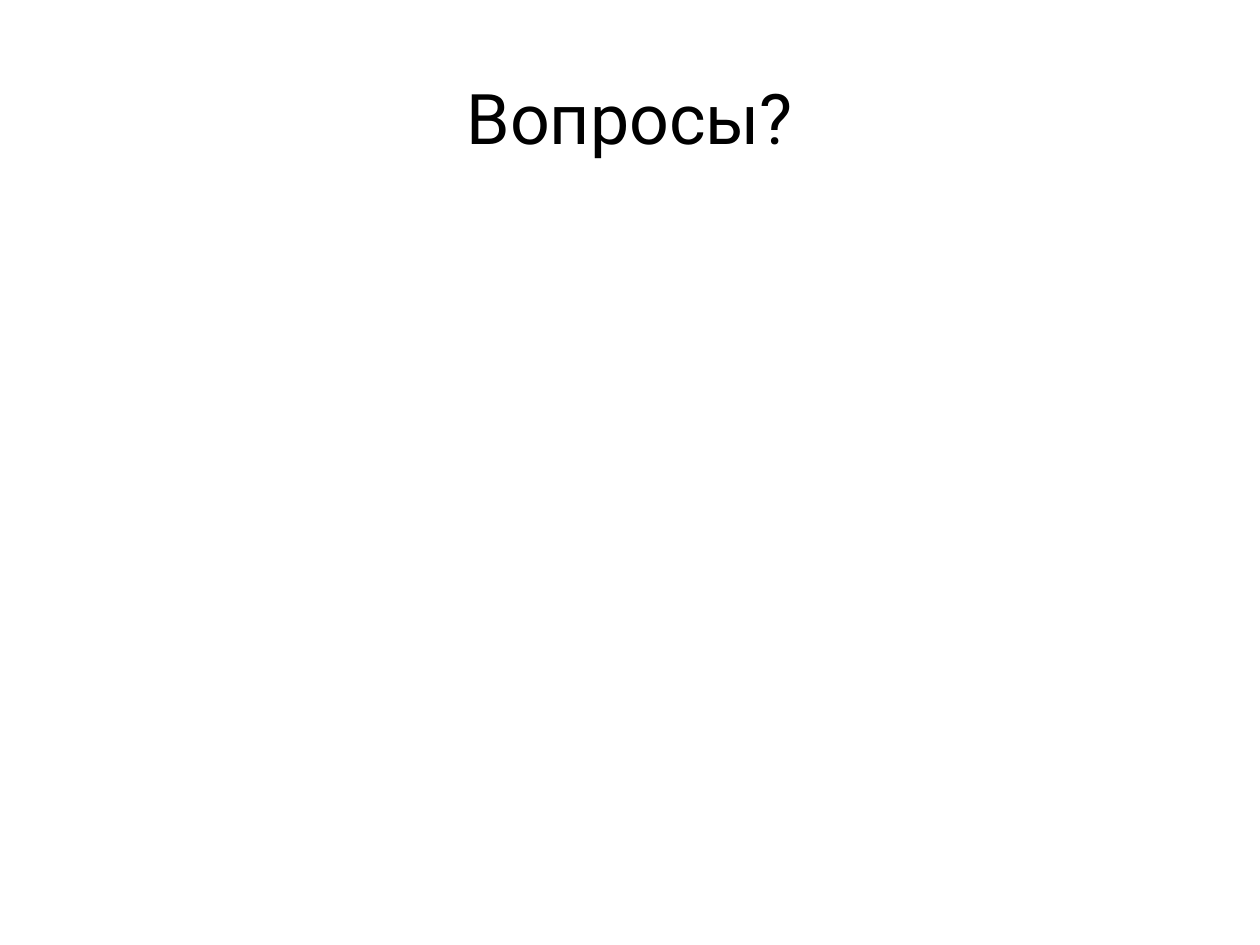
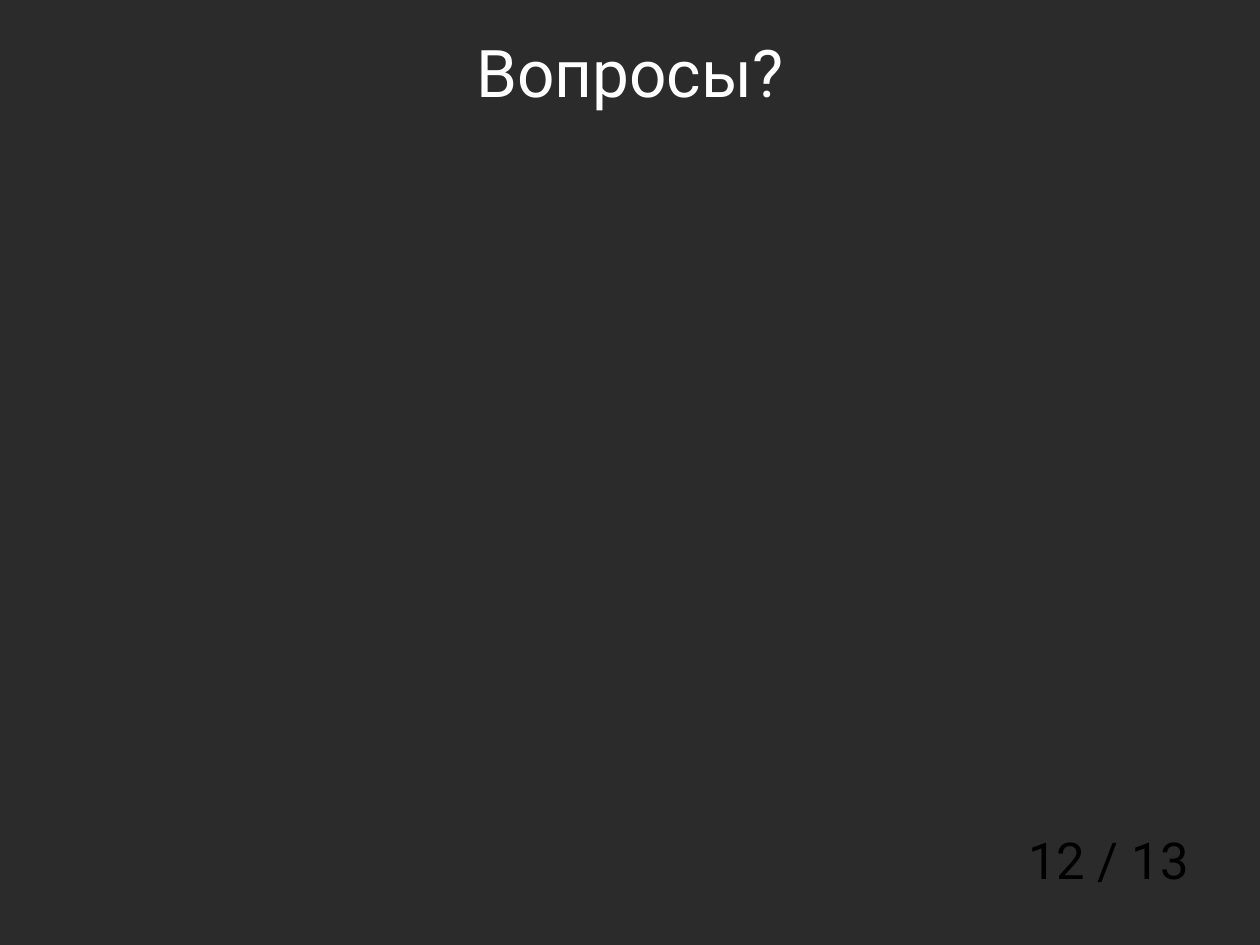
Before and after one commit to mkpankov/adaptor, a slide deck: slide 12 of diploma/defense/keynote.odp (slide 10 before the commit). Drawn at 1260x945 pixels with LibreOffice and Linux fonts; fonts in the diff are those of the drawing; background and template pictures are left out; a plain dark background stands for a picture behind light text. Boxes give left, top, right and bottom in pixels: in the first picture for what was removed or moved away, otherwise in the second. Text is boxed around its words. In the diff, an @@ line names an element or a change of style, - is before the commit and + after.

```diff
--- a/diploma/defense/keynote.odp
+++ b/diploma/defense/keynote.odp
@@ background #FFFFFF to picture (left out) @@
@@ title "Вопросы?": place and size @@
-title "Вопросы?" at bbox=[467, 93, 793, 159]
+title "Вопросы?" at bbox=[476, 49, 783, 111]
@@ title "Вопросы?" at bbox=[476, 49, 783, 111]: size 44 to 41.4 pt, text colour #000000 to #FFFFFF @@
@@ page number added at bbox=[1028, 843, 1189, 879], 32 pt, text #000000 @@
+12 / 13
```
Also in this commit, not shown: 10 other slides changed, 2 slides added.
